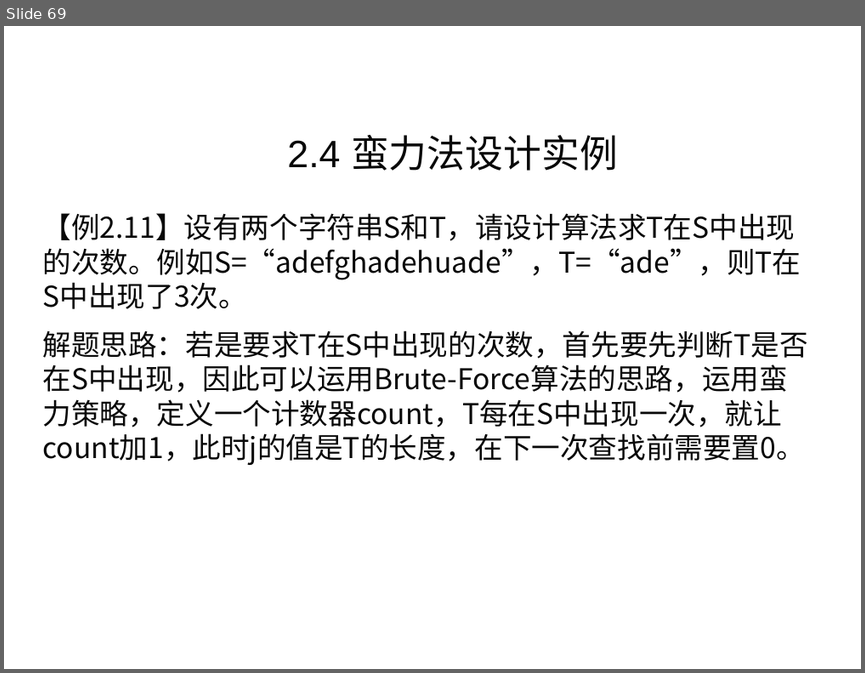
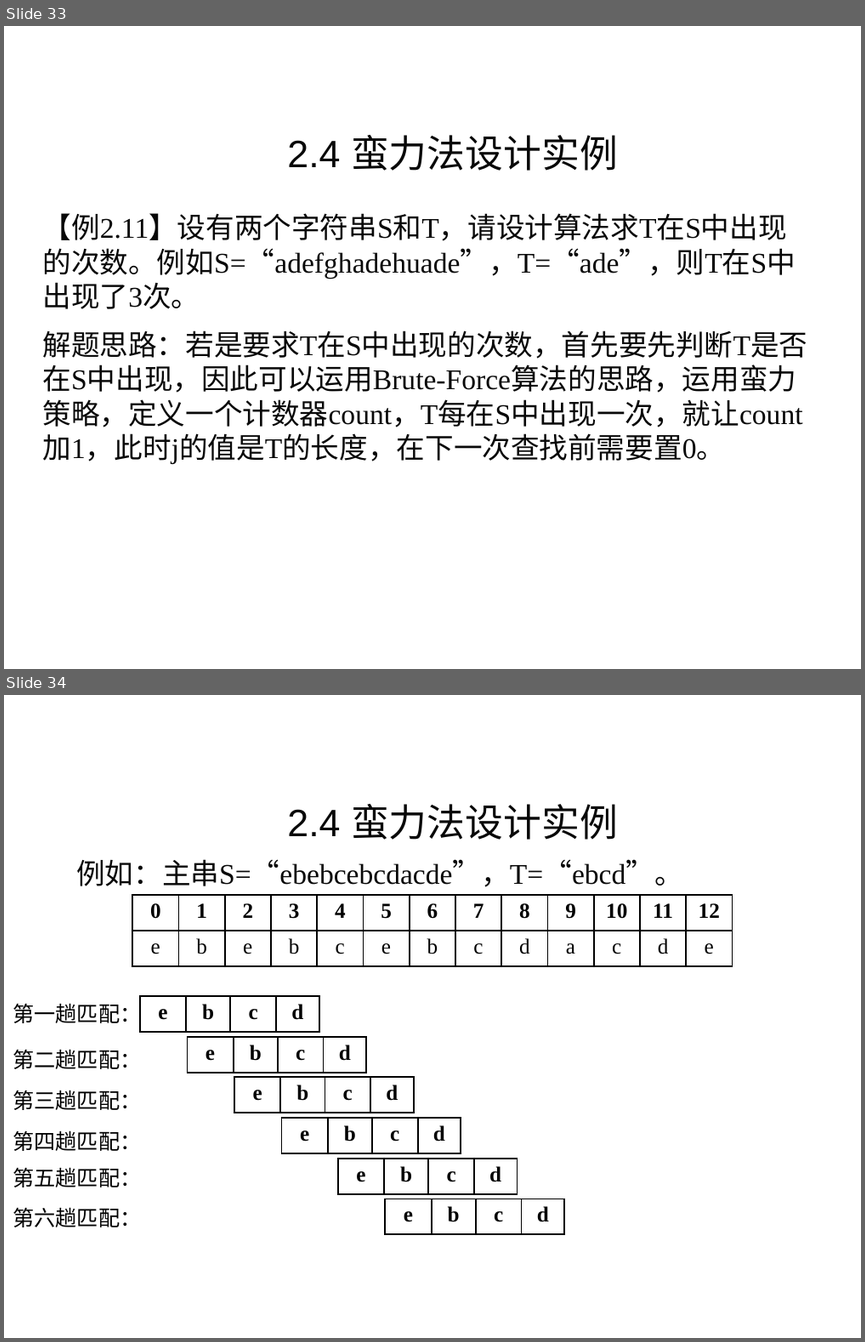
Before and after one commit to liutongling/DP, a slide deck: file/第2章 蛮力法.pptx. Shown one above the other, each under a label of ours: slide 69 before the commit, slides 33 and 34 after it. The pictures are 865x673 and 865x1342 pixels, drawn with LibreOffice and Linux fonts; fonts in the diff are those of the drawing; background and template pictures are left out. Boxes give left, top, right and bottom in pixels: in the first picture for what was removed or moved away, otherwise in the second. Text is boxed around its words. In the diff, an @@ line names an element or a change of style, - is before the commit and + after.

Commit message:
完成第二章内容的编辑

```diff
--- a/file/第2章 蛮力法.pptx
+++ b/file/第2章 蛮力法.pptx
@@ slide 34 added at <box>4,695,861,1338</box>, background #FFFFFF @@
@@ text added at <box>287,804,618,839</box>, 32 pt, text #080808 @@
+2.4 蛮力法设计实例
@@ text added at <box>76,859,682,887</box>, 24 pt, text #080808 @@
+例如：主串S=“ebebcebcdacde”，T=“ebcd”。
@@ table added at <box>132,895,734,966</box>, 2 rows, 13 columns @@
+0 | 1 | 2 | 3 | 4 | 5 | 6 | 7 | 8 | 9 | 10 | 11 | 12
+e | b | e | b | c | e | b | c | d | a | c | d | e
@@ text added at <box>12,999,141,1027</box>, 18 pt, text #000000 @@
+第一趟匹配：
@@ table added at <box>140,996,319,1032</box>, 1 rows, 4 columns @@
+e | b | c | d
@@ text added at <box>12,1049,141,1069</box>, 18 pt, text #000000 @@
+第二趟匹配：
@@ table added at <box>188,1037,366,1073</box>, 1 rows, 4 columns @@
+e | b | c | d
@@ text added at <box>12,1089,141,1110</box>, 18 pt, text #000000 @@
+第三趟匹配：
@@ table added at <box>234,1077,414,1113</box>, 1 rows, 4 columns @@
+e | b | c | d
@@ table added at <box>282,1117,460,1153</box>, 1 rows, 4 columns @@
+e | b | c | d
@@ text added at <box>12,1130,141,1151</box>, 18 pt, text #000000 @@
+第四趟匹配：
@@ text added at <box>12,1167,141,1187</box>, 18 pt, text #000000 @@
+第五趟匹配：
@@ table added at <box>338,1157,517,1194</box>, 1 rows, 4 columns @@
+e | b | c | d
@@ table added at <box>386,1199,564,1235</box>, 1 rows, 4 columns @@
+e | b | c | d
@@ text added at <box>12,1207,141,1227</box>, 18 pt, text #000000 @@
+第六趟匹配：
@@ what was slide 69 is now slide 33 @@
@@ slide 33 changed as well @@
@@ text "【例2.11】设有两个字符串S和T，请设计算法求T在S中出现的次数。例如S=“adefghadehuade”，T=“ad ..." at <box>43,213,808,464</box>: font Noto Sans CJK SC to Times New Roman @@
```
Also in this commit, not shown: 16 other slides changed, 17 other slides added, 51 slides removed.
